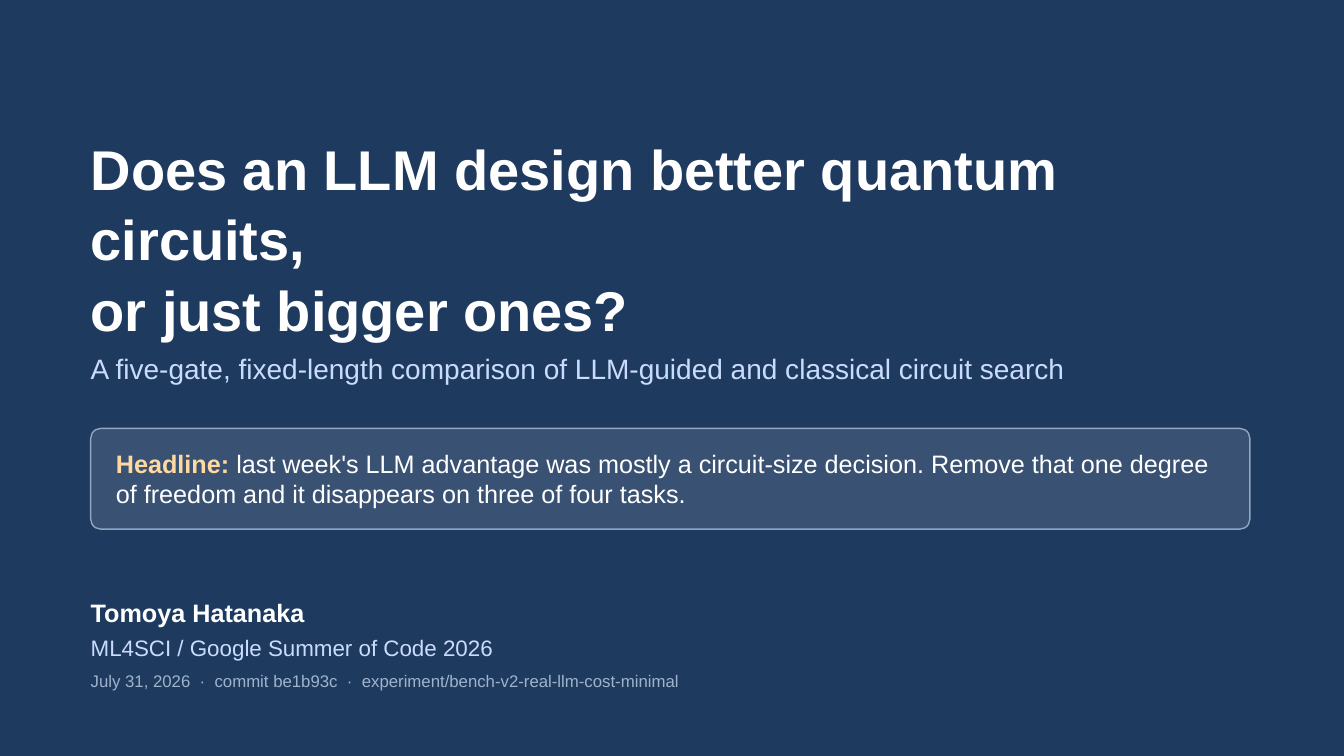
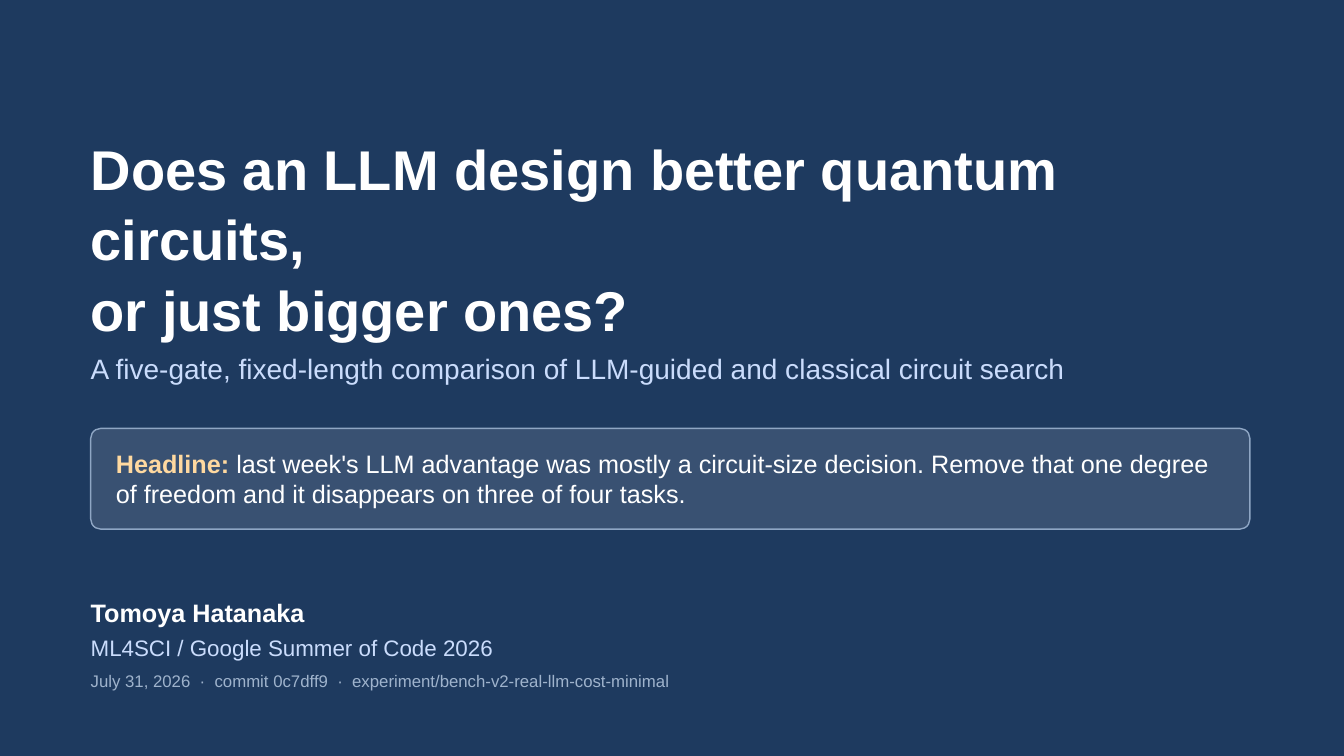
Before and after one commit to dorakingx/llm-vqc, a slide deck: slide 1 of docs/presentation/mini5/20260731_GSoC_mini5.pptx. Drawn at 1344x756 pixels with LibreOffice and Linux fonts; fonts in the diff are those of the drawing. Boxes give left, top, right and bottom in pixels: in the first picture for what was removed or moved away, otherwise in the second. Text is boxed around its words. In the diff, an @@ line names an element or a change of style, - is before the commit and + after.

```diff
--- a/docs/presentation/mini5/20260731_GSoC_mini5.pptx
+++ b/docs/presentation/mini5/20260731_GSoC_mini5.pptx
@@ text at [91,675,669,691]: text changed @@
-July 31, 2026 · commit be1b93c · experiment/bench-v2-real-llm-cost-minimal
+July 31, 2026 · commit 0c7dff9 · experiment/bench-v2-real-llm-cost-minimal
```
Also in this commit, not shown: 6 other slides changed, 9 other files.
